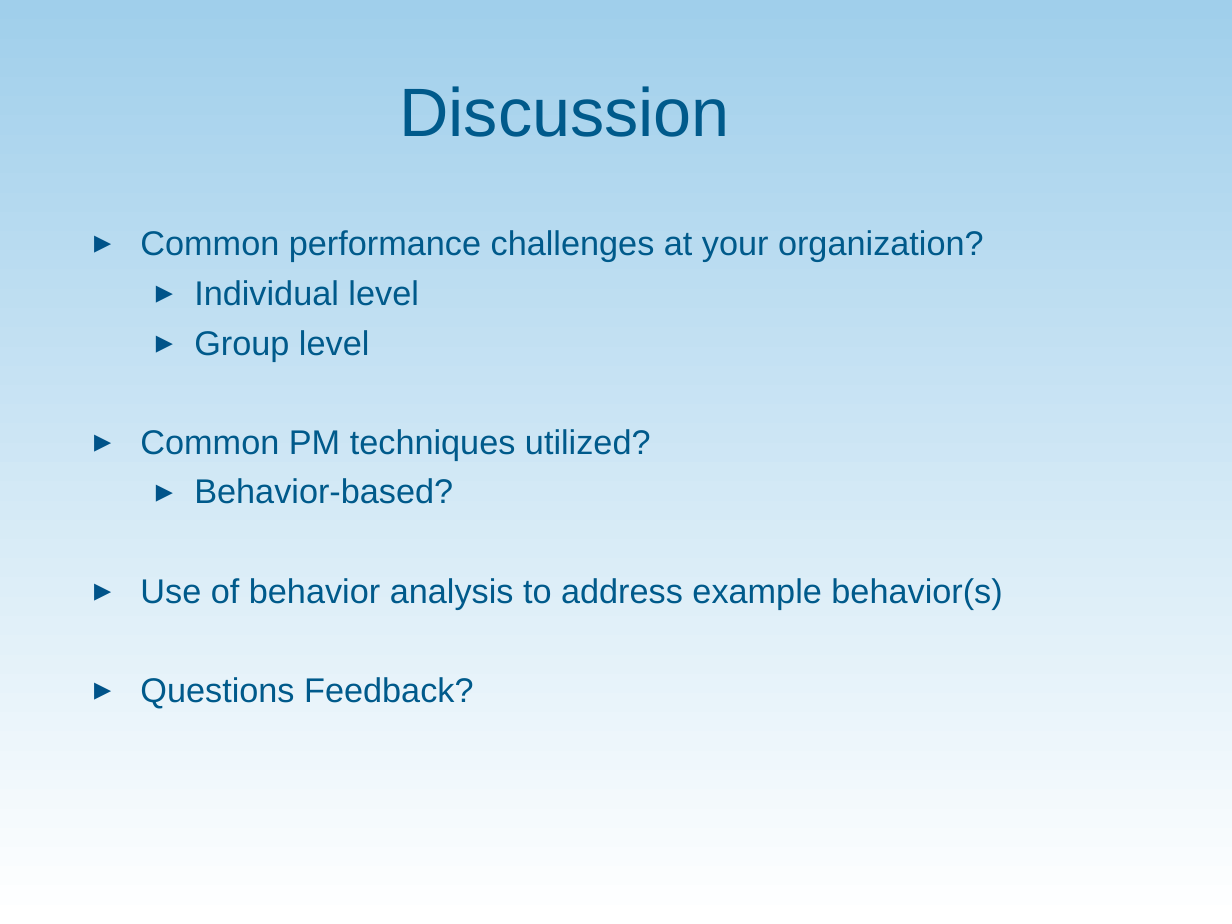
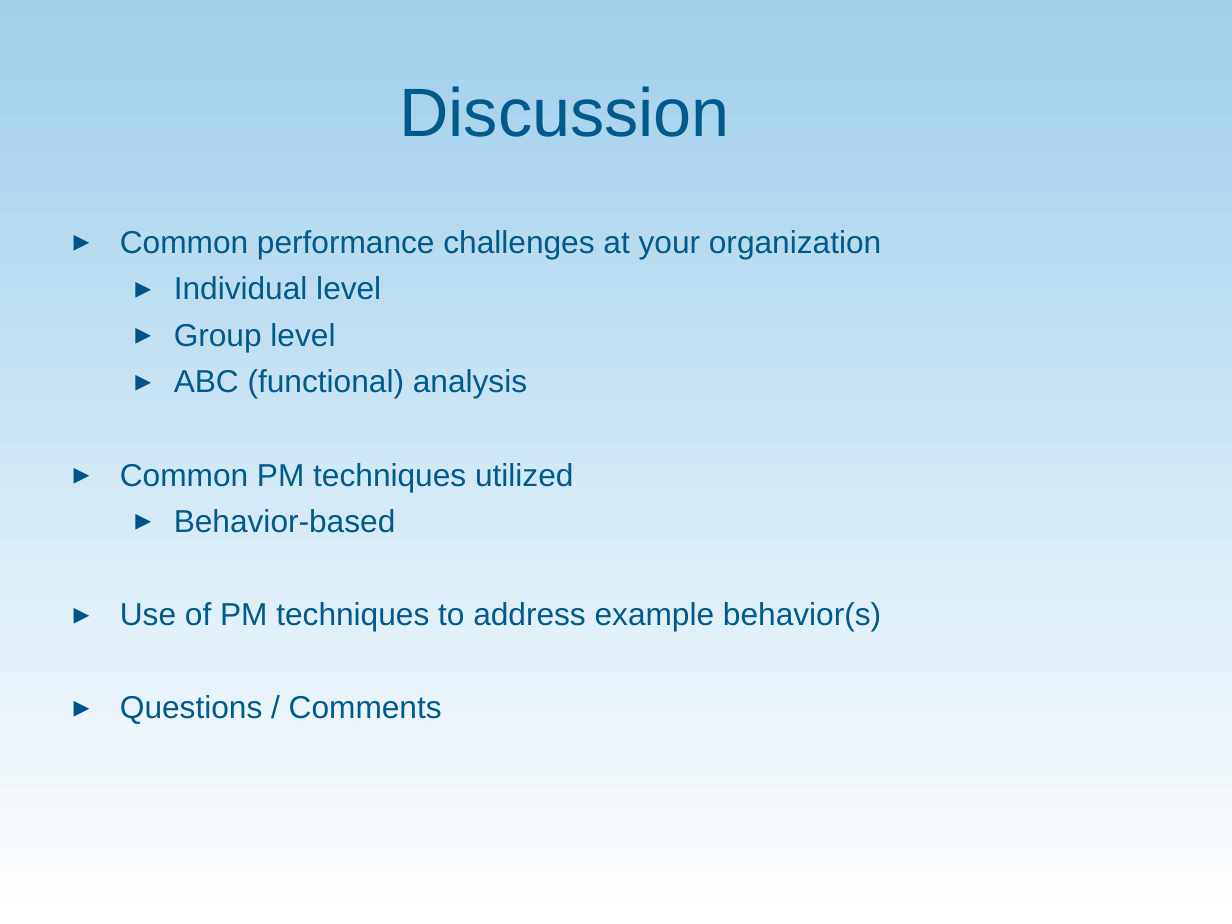
Before and after one commit to communityinclusion/vrsummit.org, a slide deck: slide 41 of assets/PP_Performance_Management_Behavioral_Perspective.ppt (slide 34 before the commit). Drawn at 1232x924 pixels with LibreOffice and Linux fonts; fonts in the diff are those of the drawing; background and template pictures are left out. Boxes give left, top, right and bottom in pixels: in the first picture for what was removed or moved away, otherwise in the second. Text is boxed around its words. In the diff, an @@ line names an element or a change of style, - is before the commit and + after.

```diff
--- a/assets/PP_Performance_Management_Behavioral_Perspective.ppt
+++ b/assets/PP_Performance_Management_Behavioral_Perspective.ppt
@@ text "Common performance challenges at your ...": place and size @@
-text "Common performance challenges at your ..." at bbox=[140, 230, 1002, 708]
+text "Common performance challenges at your ..." at bbox=[120, 230, 881, 724]
@@ text at bbox=[120, 230, 881, 259]: text changed; size 20 to 18.5 pt @@
-▸ Common performance challenges at your organization?
+▸ Common performance challenges at your organization
@@ text at bbox=[174, 276, 381, 352]: size 20 to 18.5 pt in "Individual level", "Group level" @@
@@ text at bbox=[120, 369, 881, 724]: text changed; size 20 to 18.5 pt @@
-▸ Common PM techniques utilized?
-  ▸ Behavior-based?
-▸ Use of behavior analysis to address example behavior(s)
-▸ Questions Feedback?
+  ▸ ABC (functional) analysis
+▸ Common PM techniques utilized
+  ▸ Behavior-based
+▸ Use of PM techniques to address example behavior(s)
+▸ Questions / Comments
```
Also in this commit, not shown: 12 other slides changed, 7 slides added.
